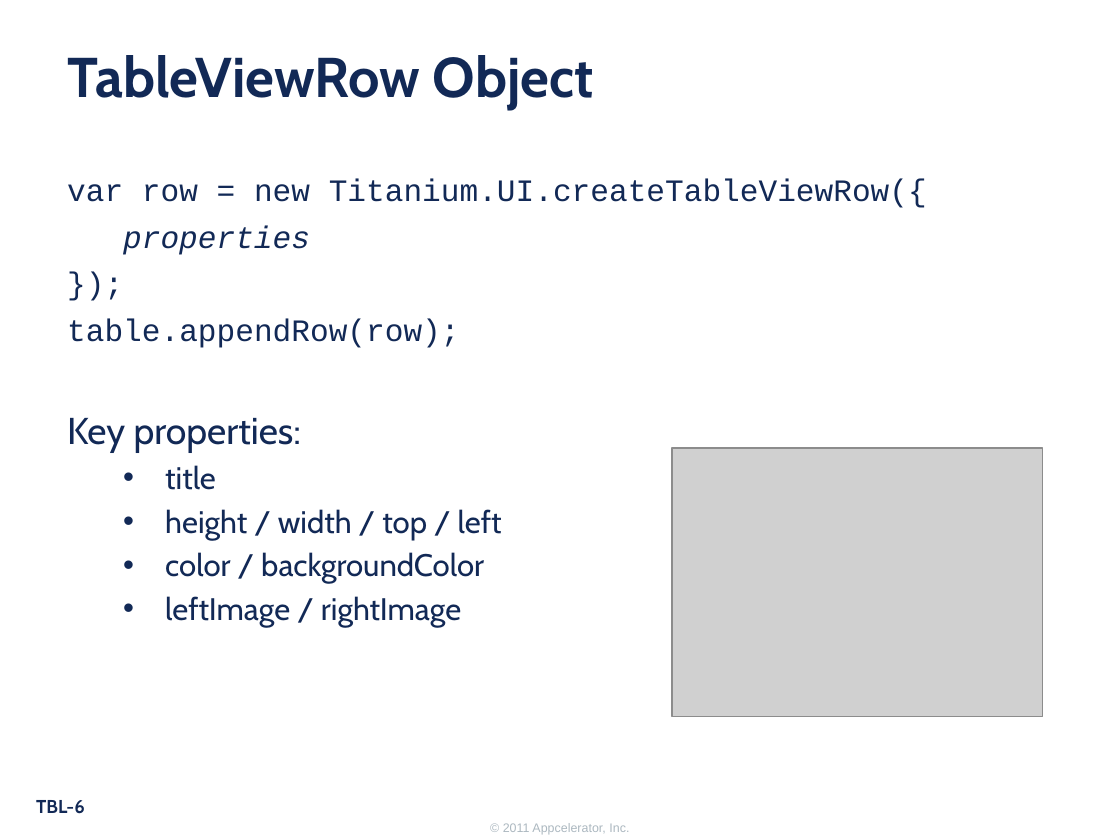
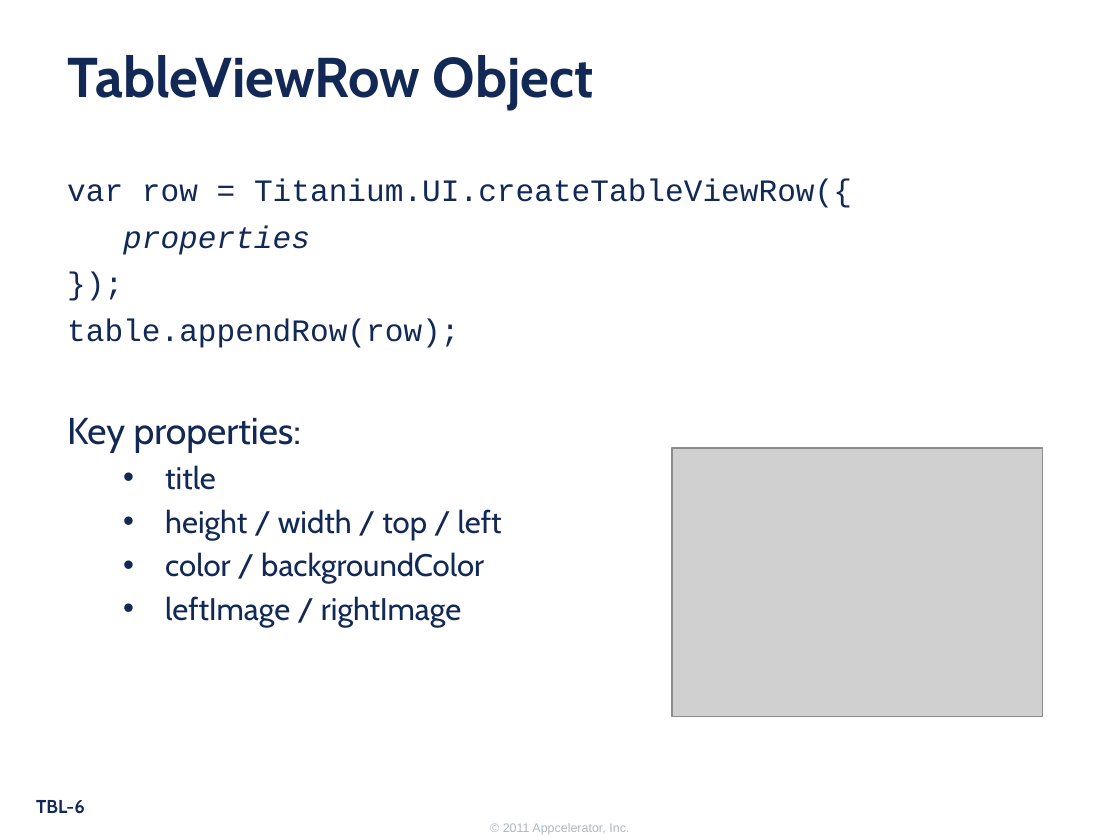
Before and after one commit to appcelerator-forks/appcelerator-training.tcmd_certification, a slide deck: slide 6 of 320.pptx. Drawn at 1120x840 pixels with LibreOffice and Linux fonts; fonts in the diff are those of the drawing; grey boxes stand for pictures; background and template pictures are left out. Boxes give left, top, right and bottom in pixels: in the first picture for what was removed or moved away, otherwise in the second. Text is boxed around its words. In the diff, an @@ line names an element or a change of style, - is before the commit and + after.

Commit message:
Fixed code errors on three slides
Word "new" included with table and row creation was removed as it's not correct to have it there.

```diff
--- a/320.pptx
+++ b/320.pptx
@@ text at (67, 179, 852, 208): text changed @@
-var row = new Titanium.UI.createTableViewRow({
+var row = Titanium.UI.createTableViewRow({
```
Also in this commit, not shown: 2 other slides changed.
